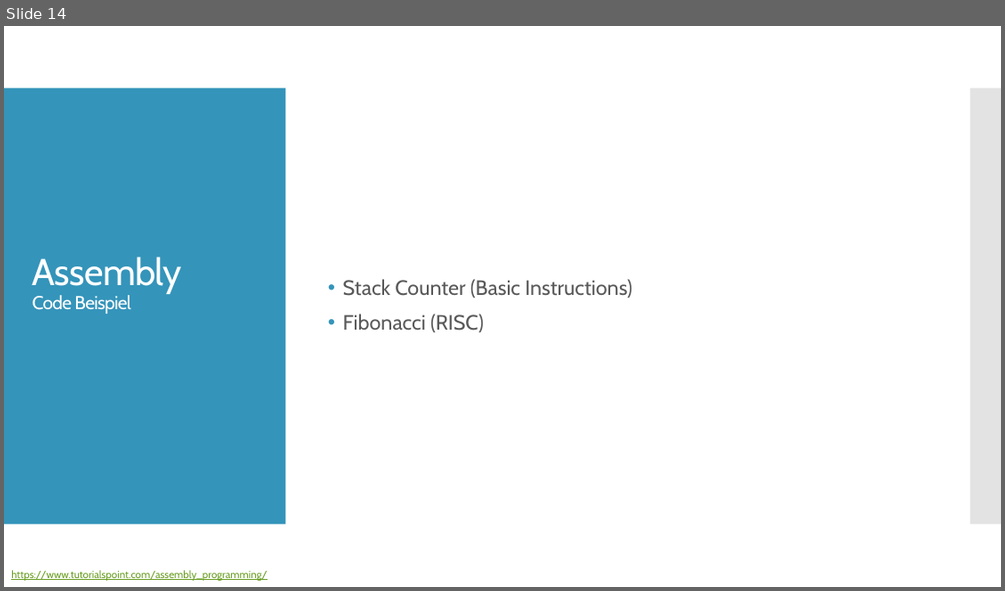
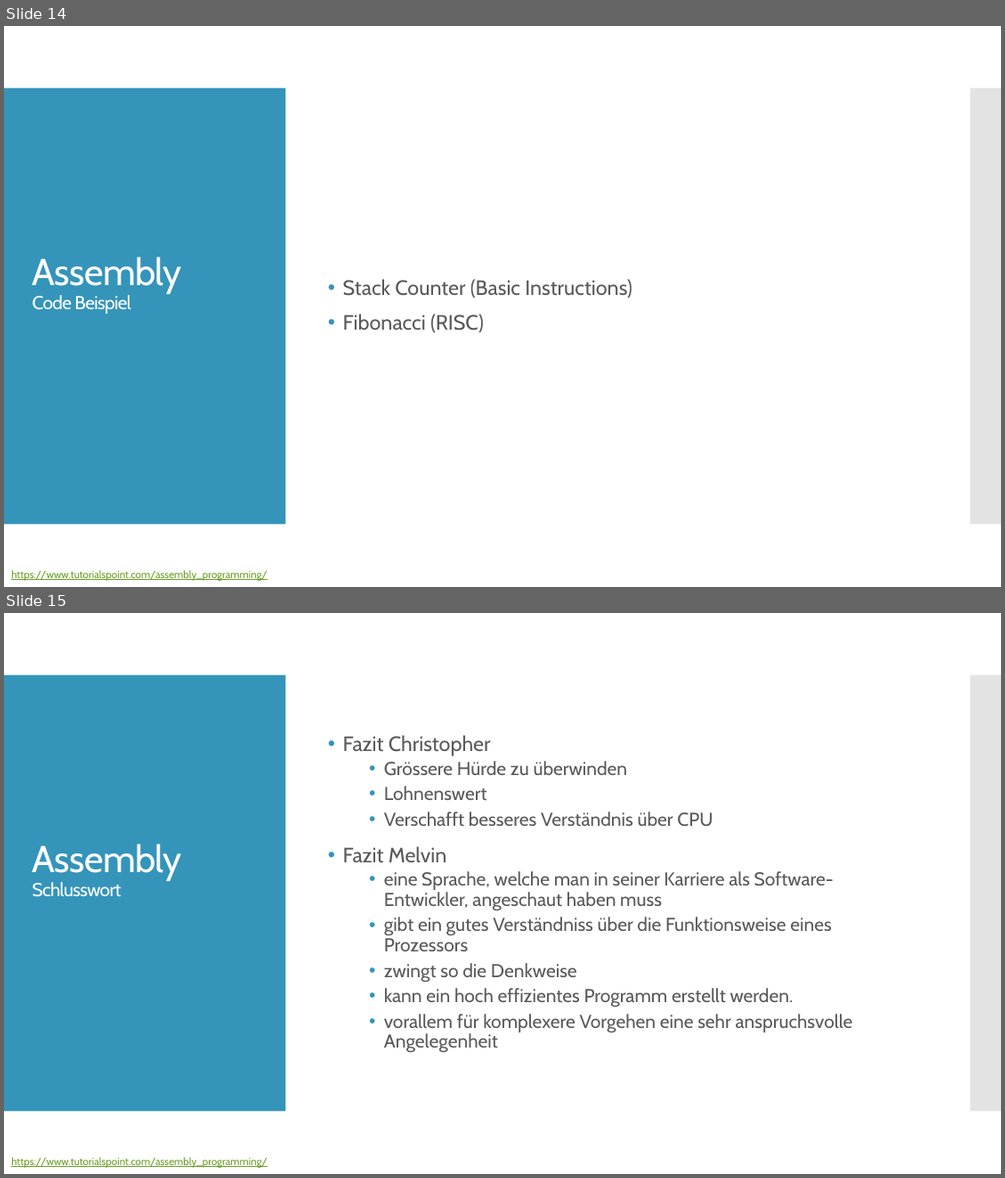
Before and after one commit to christopherchristensen/assembler, a slide deck: docs/ppt/presentation-v.1.pptx. Shown one above the other, each under a label of ours: slide 14 before the commit, slides 14 and 15 after it. The pictures are 1005x591 and 1005x1178 pixels, drawn with LibreOffice and Linux fonts; fonts in the diff are those of the drawing. Boxes give left, top, right and bottom in pixels: in the first picture for what was removed or moved away, otherwise in the second. Text is boxed around its words. In the diff, an @@ line names an element or a change of style, - is before the commit and + after.

```diff
--- a/docs/ppt/presentation-v.1.pptx
+++ b/docs/ppt/presentation-v.1.pptx
@@ slide 15 added at <box>4,613,1001,1174</box>, background #FFFFFF; not listed: 2 template elements that a slide beside it also shows @@
@@ text added at <box>343,735,853,1052</box>, 18 pt, text #595959 @@
+• Fazit Christopher
+  • Grössere Hürde zu überwinden
+  • Lohnenswert
+  • Verschafft besseres Verständnis über CPU
+• Fazit Melvin
+  • eine Sprache, welche man in seiner Karriere als Software-Entwickler, angeschaut haben muss
+  • gibt ein gutes Verständniss über die Funktionsweise eines Prozessors
+  • zwingt so die Denkweise
+  • kann ein hoch effizientes Programm erstellt werden.
+  • vorallem für komplexere Vorgehen eine sehr anspruchsvolle Angelegenheit
@@ title added at <box>32,844,182,897</box>, 18 pt, text #FFFFFF @@
+Assembly
+Schlusswort
@@ text added at <box>11,1157,267,1167</box>, 10 pt, text #6B9F25, underline @@
+https://www.tutorialspoint.com/assembly_programming/
```
Also in this commit, not shown: 1 other file.
